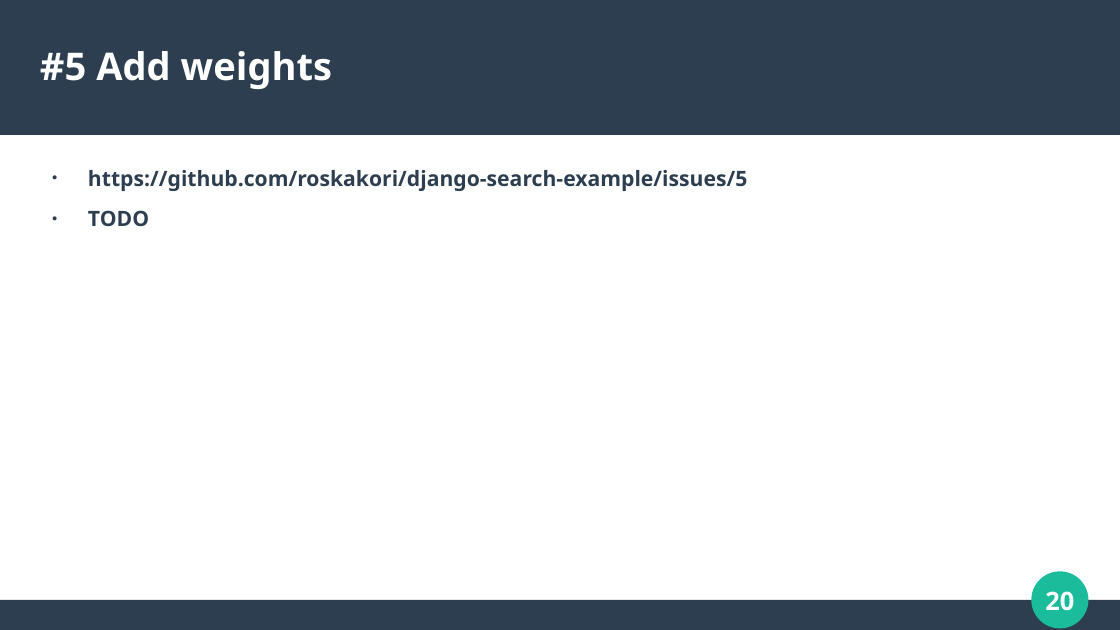
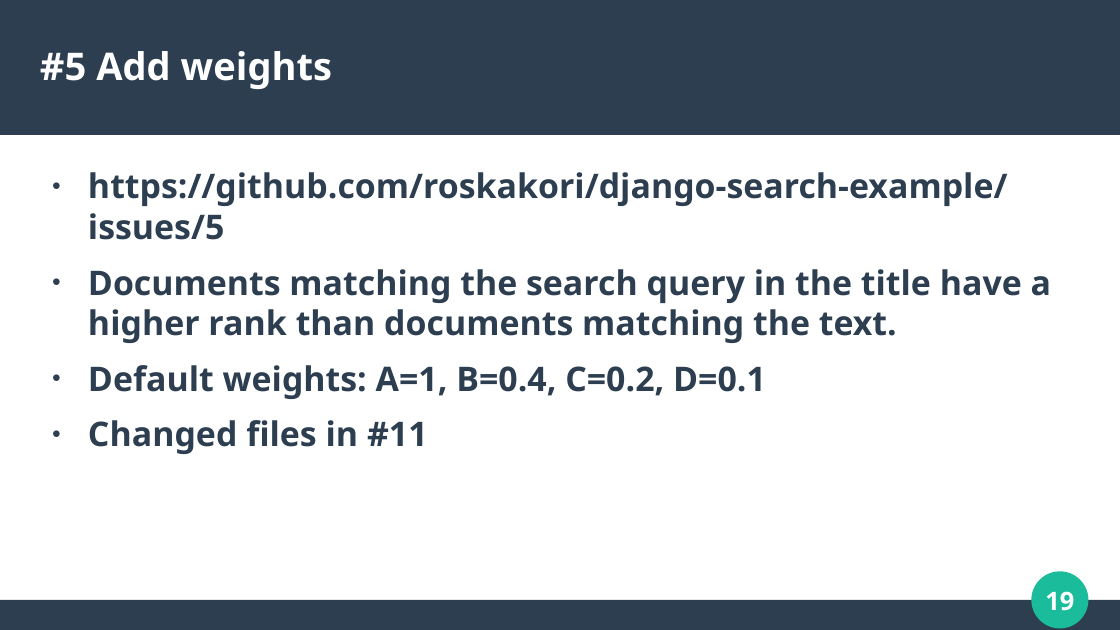
Before and after one commit to roskakori/django-search-example, a slide deck: slide 19 of Full text search with Django and PostgreSQL.odp (slide 20 before the commit). Drawn at 1120x630 pixels with LibreOffice and Linux fonts; fonts in the diff are those of the drawing. Boxes give left, top, right and bottom in pixels: in the first picture for what was removed or moved away, otherwise in the second. Text is boxed around its words. In the diff, an @@ line names an element or a change of style, - is before the commit and + after.

Commit message:
Add links to issues and changed files.

```diff
--- a/Full text search with Django and PostgreSQL.odp
+++ b/Full text search with Django and PostgreSQL.odp
@@ text removed at bbox=[88, 170, 747, 226] @@
-● https://github.com/roskakori/django-search-example/issues/5
-● TODO
@@ text added at bbox=[88, 172, 1051, 454], 24 pt, text #2C3E50, bold @@
+● https://github.com/roskakori/django-search-example/issues/5
+● Documents matching the search query in the title have a higher rank than documents matching the text.
+● Default weights: A=1, B=0.4, C=0.2, D=0.1
+● Changed files in #11
@@ page number at bbox=[1045, 591, 1074, 611]: text changed @@
-20
+19
```
Also in this commit, not shown: 10 other slides changed, 1 slide removed.
